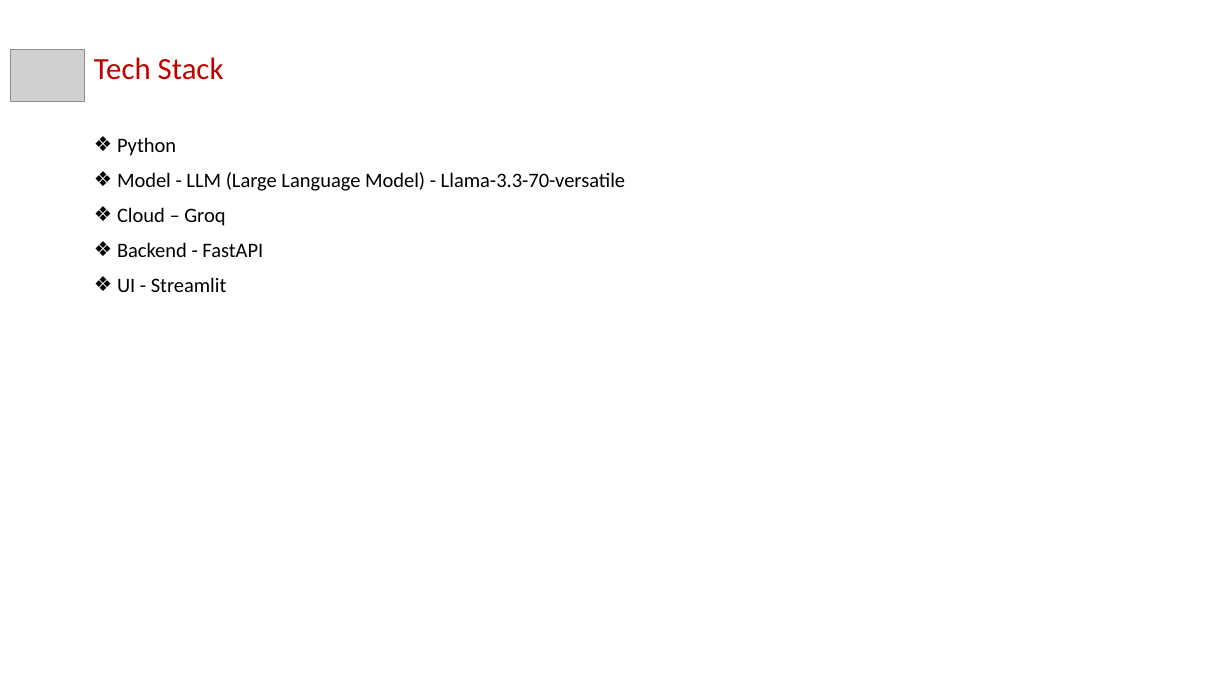
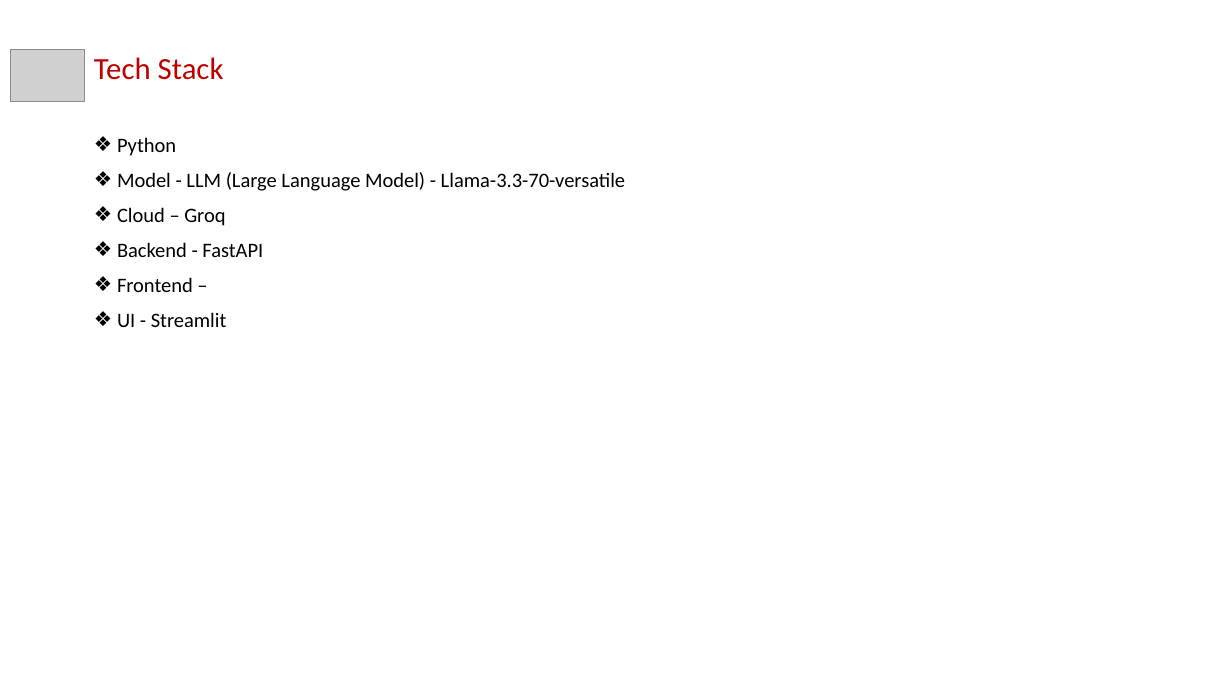
Before and after one commit to ewfx/gaied-ai-anywhere, a slide deck: slide 9 of artifacts/demo/Agentic_AI_EmailClassification.pptx (slide 7 before the commit). Drawn at 1232x693 pixels with LibreOffice and Linux fonts; fonts in the diff are those of the drawing; grey boxes stand for pictures. Boxes give left, top, right and bottom in pixels: in the first picture for what was removed or moved away, otherwise in the second. Text is boxed around its words. In the diff, an @@ line names an element or a change of style, - is before the commit and + after.

```diff
--- a/artifacts/demo/Agentic_AI_EmailClassification.pptx
+++ b/artifacts/demo/Agentic_AI_EmailClassification.pptx
@@ text at (x1=117, y1=137, x2=625, y2=327): less space between paragraphs @@
@@ text at (x1=117, y1=277, x2=193, y2=292): paragraph added @@
+❖ Frontend –
```
Also in this commit, not shown: 6 other slides changed, 3 slides added, 1 slide removed.
